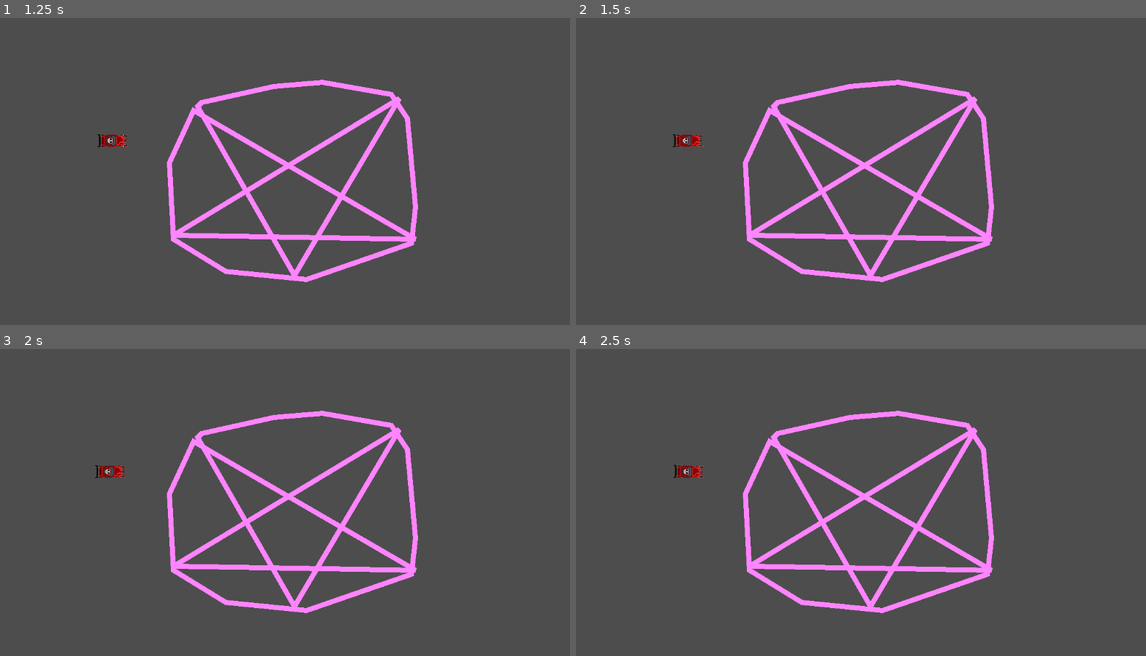
Above: before the commit, frames 1-4 (two rows, left to right).
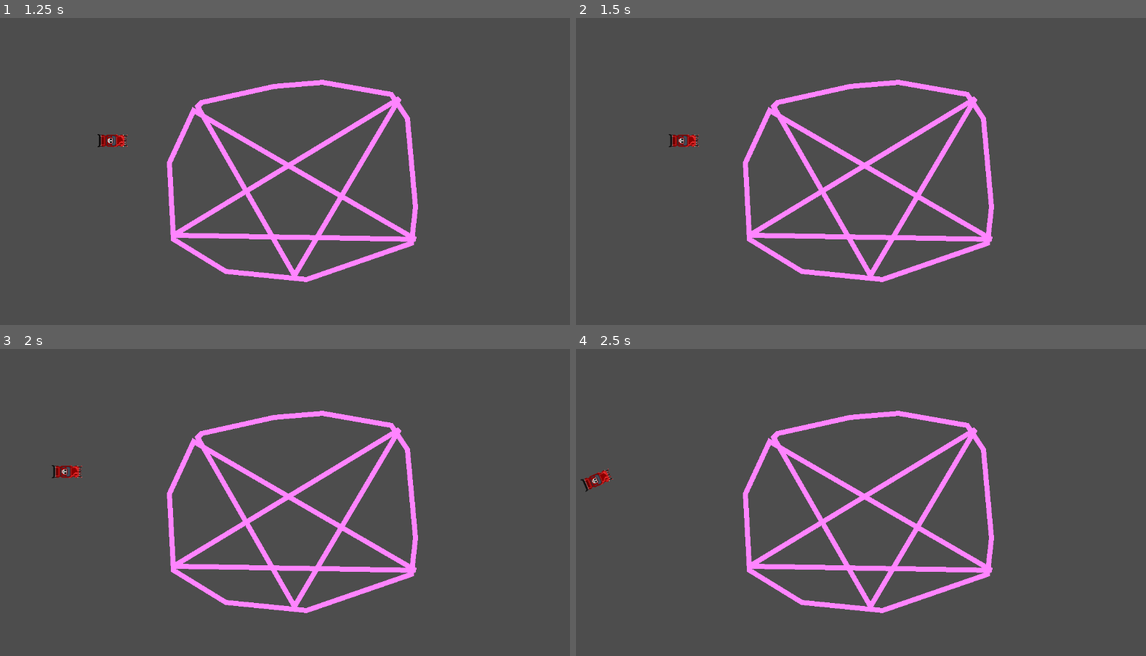
Above: after the commit, the same moments.

Repository: Beat1823/LudumDare55
Game: Godot game, scene res://Scenes/main_screen.tscn
The game is run twice, just before and just after one commit, with the same random seed, the same clock (stepped at 60 frames per second) and the same inputs. The engine's default icon, where the game draws it, is replaced by a stand-in: a white triangle on a blue panel in a dark square.
Inputs:
- Up to frame 1 (1.25 s): tap Enter at 0.5 s; hold Right (turnRight) from 0.53 s (still down)
- Up to frame 2 (1.5 s): tap Space at 1.25 s; release Right (turnRight) at 1.28 s; hold Down (brake) from 1.28 s (still down)
- Up to frame 3 (2 s): keep holding Down (brake)
- Up to frame 4 (2.5 s): release Down (brake) at 2.03 s; hold Right (turnRight) from 2.03 s (still down)

Frame 1 is identical in both runs. In frame 2, 0.2% of the frame differs, in the area x 16-23%, y 37-43%; in frame 3, 0.3%; in frame 4, 0.3%, in the area x 0-23%, y 37-47%.

Commit message:
breaking and reverse mechanics.

Diff:
--- a/Scenes/DemonCar/Car.gd
+++ b/Scenes/DemonCar/Car.gd
@@ -5,6 +5,8 @@
 @export var engine_power = 800
 @export var friction = -0.9
 @export var drag = -0.001
+@export var breaking = -450
+@export var maxReverseSpeed = 250
 
 var acceleration
 var steerDirection
@@ -34,7 +36,7 @@
 	if Input.is_action_pressed("accelerate"):
 		acceleration = transform.x * engine_power
 	if Input.is_action_pressed("brake"):
-		acceleration = transform.x * -engine_power
+		acceleration = transform.x * breaking
 
 func calcSteering(delta):
 	var rearWheel = position - transform.x * wheelBase/2.0
@@ -42,7 +44,11 @@
 	rearWheel += velocity * delta
 	frontWheel += velocity.rotated(steerDirection) * delta
 	var newHeading = (frontWheel - rearWheel).normalized()
-	velocity = newHeading * velocity.length()
+	var dot = newHeading.dot(velocity.normalized())
+	if dot > 0:
+		velocity = newHeading * velocity.length()
+	if dot < 0:
+		velocity = -newHeading * min(velocity.length(), maxReverseSpeed)
 	rotation = newHeading.angle()
 
 
